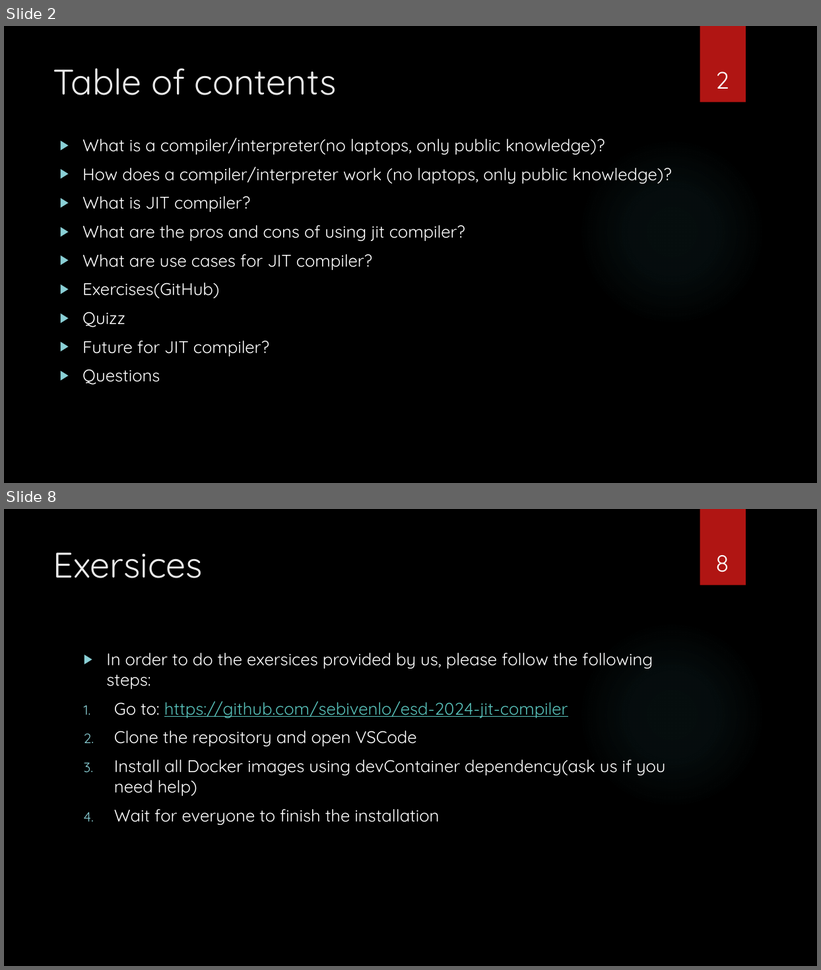
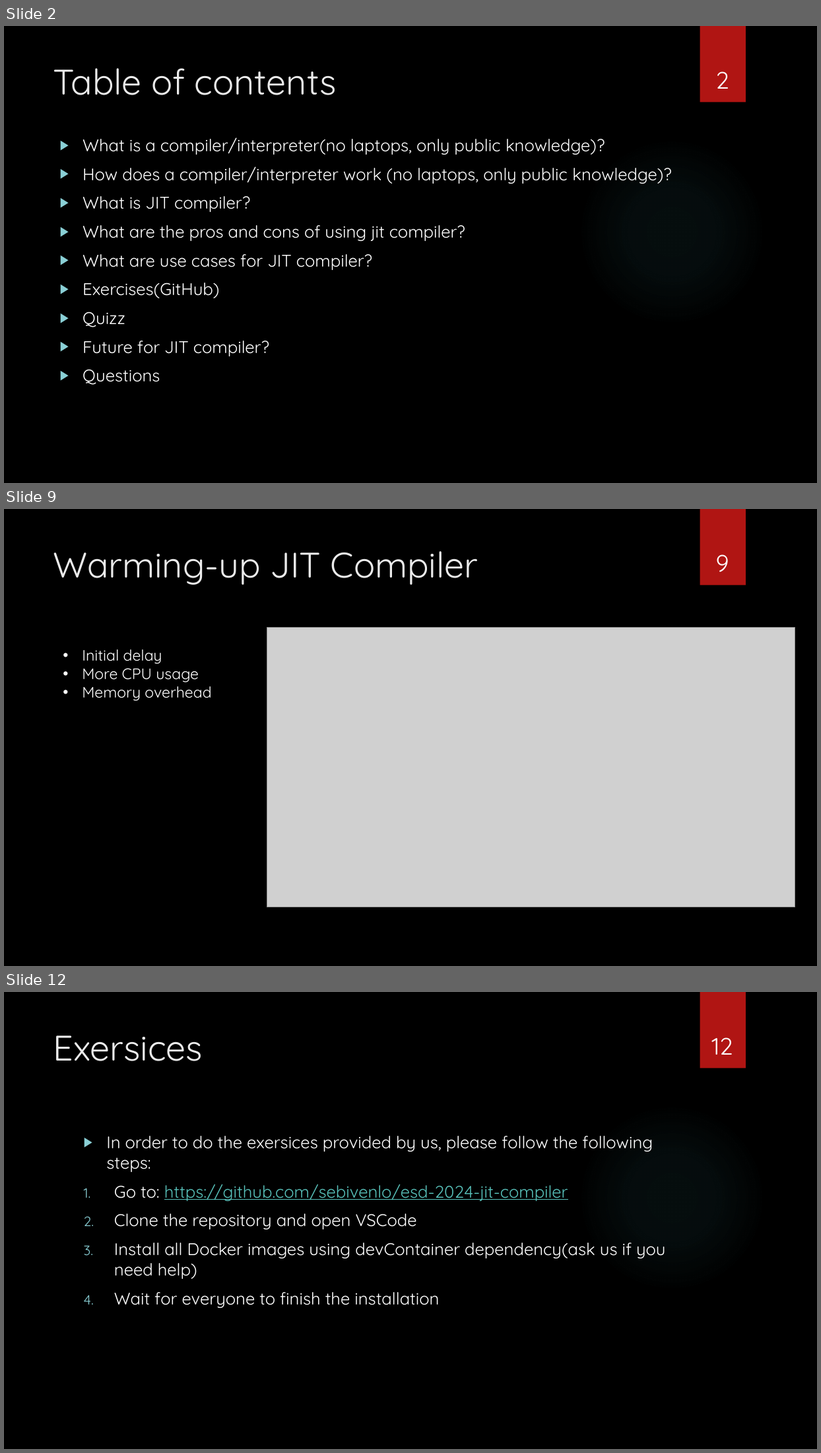
Before and after one commit to sebivenlo/esd-2024-jit-compiler, a slide deck: documents/presentation/presentation jit compiler.pptx. Shown one above the other, each under a label of ours: slides 2 and 8 before the commit, slides 2, 9 and 12 after it; the slides between them are not shown. The pictures are 821x970 and 821x1453 pixels, drawn with LibreOffice and Linux fonts; fonts in the diff are those of the drawing; grey boxes stand for pictures; background and template pictures are left out. Boxes give left, top, right and bottom in pixels: in the first picture for what was removed or moved away, otherwise in the second. Text is boxed around its words. In the diff, an @@ line names an element or a change of style, - is before the commit and + after.

```diff
--- a/documents/presentation/presentation jit compiler.pptx
+++ b/documents/presentation/presentation jit compiler.pptx
@@ slide 9 added at <box>4,509,817,966</box>, background picture (left out); not listed: 2 template elements that a slide beside it also shows @@
@@ title added at <box>54,551,478,585</box>, 42 pt, text #EBEBEB @@
+Warming-up JIT Compiler
@@ page number added at <box>716,555,729,572</box>, 28 pt, text #FFFFFF @@
+9
@@ picture added at <box>267,627,795,908</box> @@
@@ text added at <box>82,650,211,701</box>, 18 pt, text #FFFFFF @@
+• Initial delay
+• More CPU usage
+• Memory overhead
@@ what was slide 8 is now slide 12 @@
@@ page number at <box>712,1038,733,1055</box>: text changed @@
-8
+12
```
Also in this commit, not shown: 7 slides changed, 3 other slides added, 4 other files.
